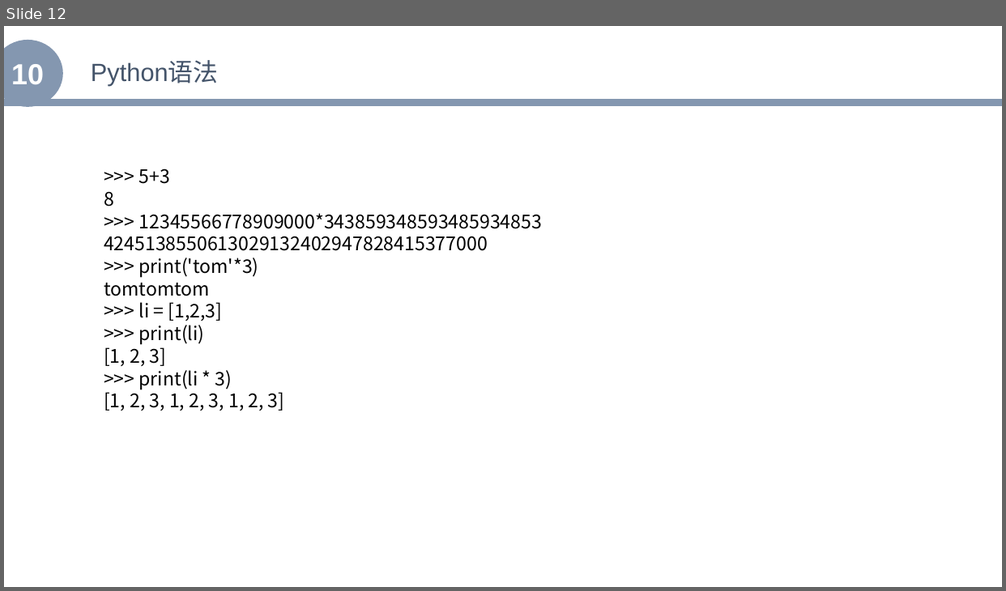
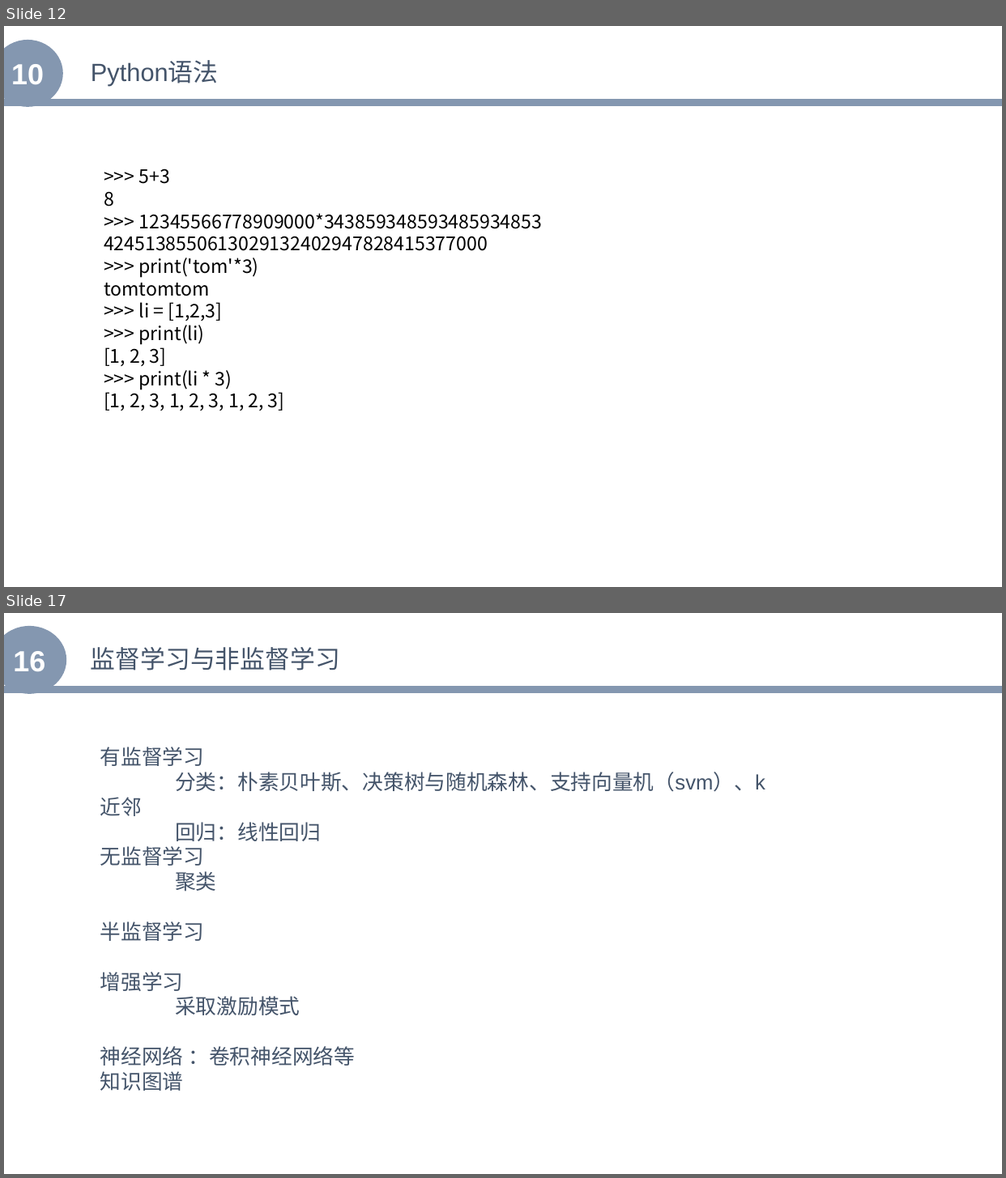
Before and after one commit to zhenglibins/python, a slide deck: python资料/Python与机器学习入门.pptx. Shown one above the other, each under a label of ours: slide 12 before the commit, slides 12 and 17 after it; the slides between them are not shown. The pictures are 1006x591 and 1006x1178 pixels, drawn with LibreOffice and Linux fonts; fonts in the diff are those of the drawing. Boxes give left, top, right and bottom in pixels: in the first picture for what was removed or moved away, otherwise in the second. Text is boxed around its words. In the diff, an @@ line names an element or a change of style, - is before the commit and + after.

```diff
--- a/python资料/Python与机器学习入门.pptx
+++ b/python资料/Python与机器学习入门.pptx
@@ slide 17 added at box(4, 613, 1002, 1174), background #FFFFFF @@
@@ ellipse added at box(4, 626, 66, 694), fill #8497B0, 28 pt, text #FFFFFF, bold @@
+16
@@ text added at box(91, 647, 340, 671), 24 pt, text #44546A @@
+监督学习与非监督学习
@@ line added from (4, 689) to (1002, 689), #8497B0 7 pt @@
@@ text added at box(100, 747, 765, 1091), 20 pt, text #44546A @@
+有监督学习
+分类：朴素贝叶斯、决策树与随机森林、支持向量机（svm）、k 近邻
+回归：线性回归
+无监督学习
+聚类
+半监督学习
+增强学习
+采取激励模式
+神经网络 ：卷积神经网络等
+知识图谱
```
Also in this commit, not shown: 1 slide changed, 4 other slides added, 1 slide removed.
